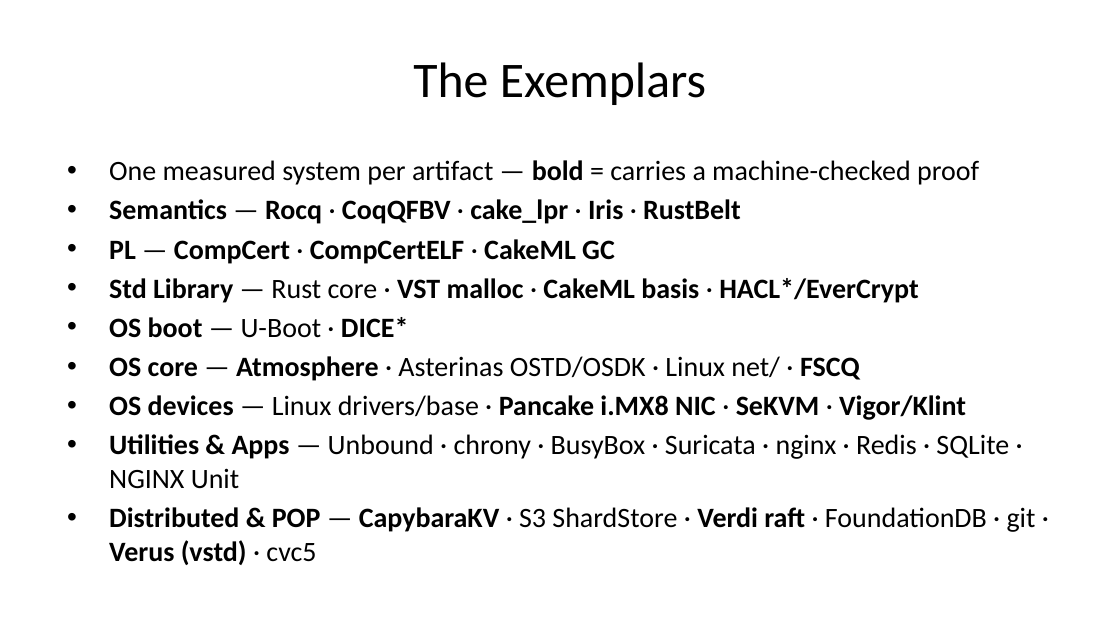
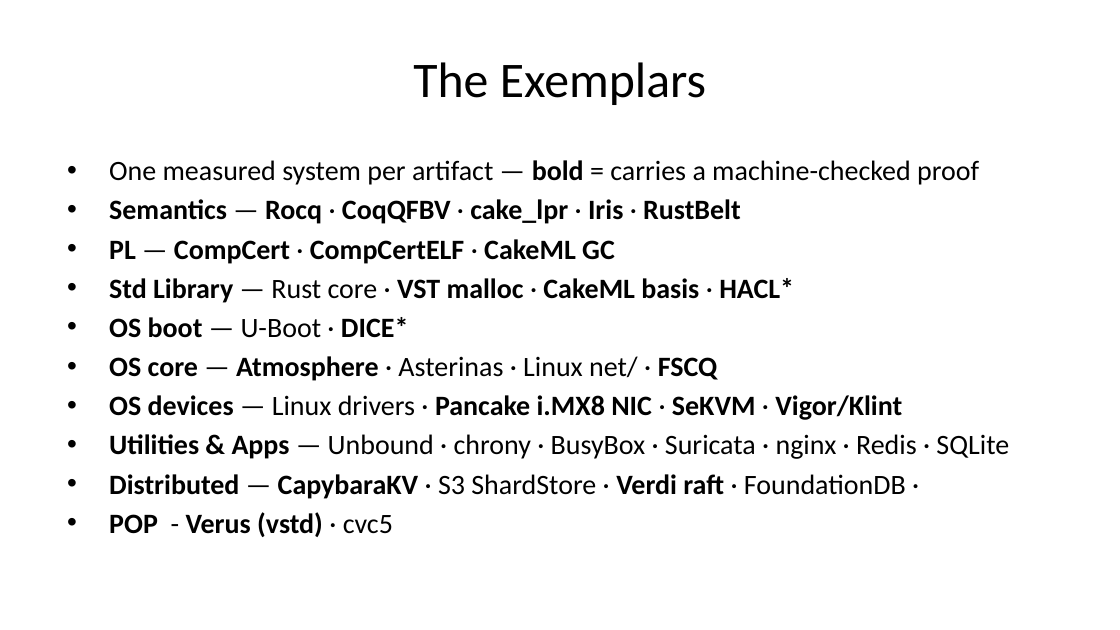
Before and after one commit to briangmilnes/APAS-VERUS, a slide deck: slide 57 of lectures/slidesTOPOS.pptx. Drawn at 1120x630 pixels with LibreOffice and Linux fonts; fonts in the diff are those of the drawing. Boxes give left, top, right and bottom in pixels: in the first picture for what was removed or moved away, otherwise in the second. Text is boxed around its words. In the diff, an @@ line names an element or a change of style, - is before the commit and + after.

```diff
--- a/lectures/slidesTOPOS.pptx
+++ b/lectures/slidesTOPOS.pptx
@@ text at bbox=[109, 278, 794, 303]: text changed @@
-• Std Library — Rust core · VST malloc · CakeML basis · HACL*/EverCrypt
+• Std Library — Rust core · VST malloc · CakeML basis · HACL*
@@ text at bbox=[109, 356, 1009, 537]: text changed @@
-• OS core — Atmosphere · Asterinas OSTD/OSDK · Linux net/ · FSCQ
-• OS devices — Linux drivers/base · Pancake i.MX8 NIC · SeKVM · Vigor/Klint
-• Utilities & Apps — Unbound · chrony · BusyBox · Suricata · nginx · Redis · SQLite · NGINX Unit
-• Distributed & POP — CapybaraKV · S3 ShardStore · Verdi raft · FoundationDB · git · Verus (vstd) · cvc5
+• OS core — Atmosphere · Asterinas · Linux net/ · FSCQ
+• OS devices — Linux drivers · Pancake i.MX8 NIC · SeKVM · Vigor/Klint
+• Utilities & Apps — Unbound · chrony · BusyBox · Suricata · nginx · Redis · SQLite
+• Distributed — CapybaraKV · S3 ShardStore · Verdi raft · FoundationDB ·
+• POP - Verus (vstd) · cvc5
```
Also in this commit, not shown: 16 other slides changed, 6 other files.
